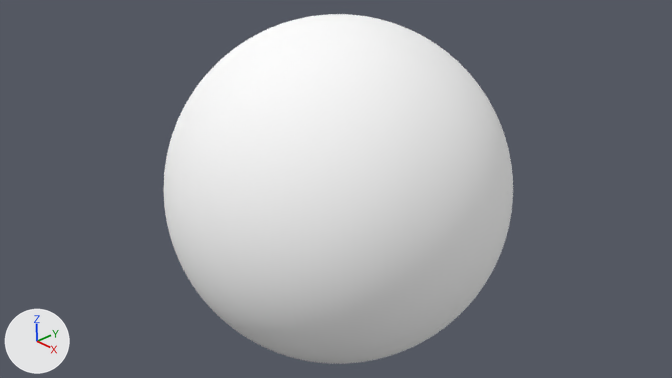
One commit to the Blender file assets/models/planets/earth-clouds.blend: the scene before it, then after it.
The view is the same before and after, from the file's camera 'Camera'. The lights are fixed; the arrows at lower left show +X, +Y and +Z.
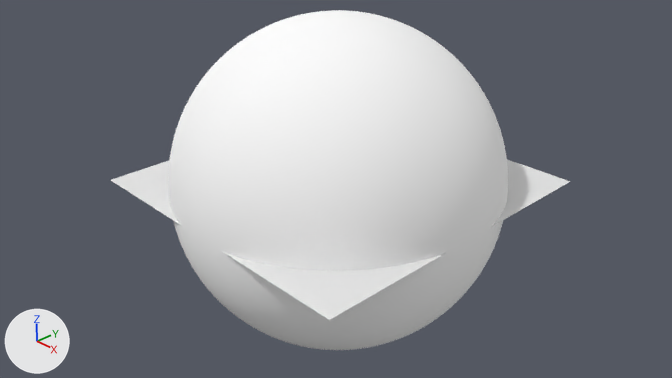
Where the change shows, as pixel boxes (x1, y1, x2, y2) in the pictures (672 x 378 px):
'Plane', mesh rescaled, moved
    before: (164, 14, 513, 364)
    after: (168, 10, 508, 350)
'Plane.001', added
    after: (111, 160, 570, 320)

Patch to the scene script:
```diff
--- a/assets/models/planets/earth-clouds.blend.py
+++ b/assets/models/planets/earth-clouds.blend.py
@@ me_plane_001 @@
 me_plane_001.from_pydata(...)  # 16258 vertices, 16384 faces; spans x -1.0..1.0, y -1.0..1.0, z -2.0..0.0
 # used by ob_plane; location = (0.0, 0.0, 0.994); scale = (1.05, 1.05, 1.05)
+# me_plane_001 part 1: the whole mesh is scaled about its middle by 0.968, then moved by (0.0, 0.0, 1.0)
 me_plane_001.materials.append(mat_matclouds)
@@ me_plane @@
+me_plane.from_pydata([(-1.0, -1.0, 0.0), (1.0, -1.0, 0.0), (-1.0, 1.0, 0.0), (1.0, 1.0, 0.0)], [], [(0, 1, 3, 2)])
@@ ob_plane @@
 ob_plane = bpy.data.objects.new('Plane', me_plane_001)
-ob_plane.location = (0.0, 0.0, 0.994)
+ob_plane.location = (0.0, 0.0, 0.0)
 ob_plane.scale = (1.05, 1.05, 1.05)
@@ ob_plane_001 @@
+ob_plane_001 = bpy.data.objects.new('Plane.001', me_plane)
+ob_plane_001.location = (0.0, 0.0, 0.0)
```
